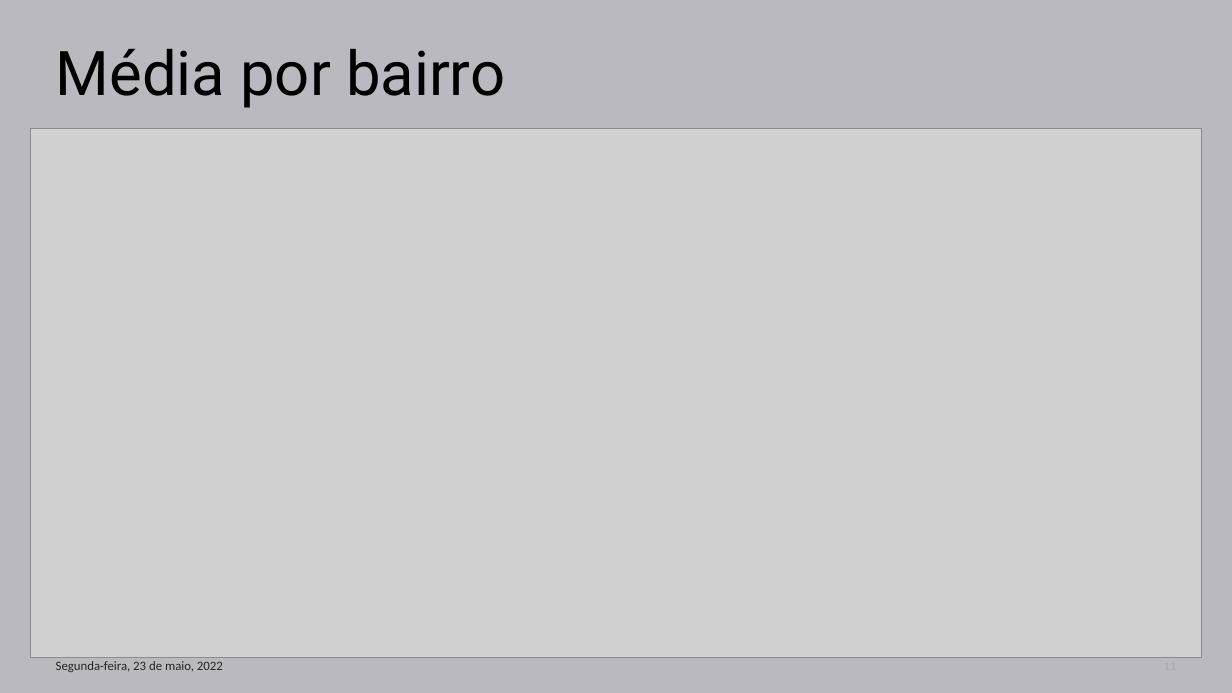
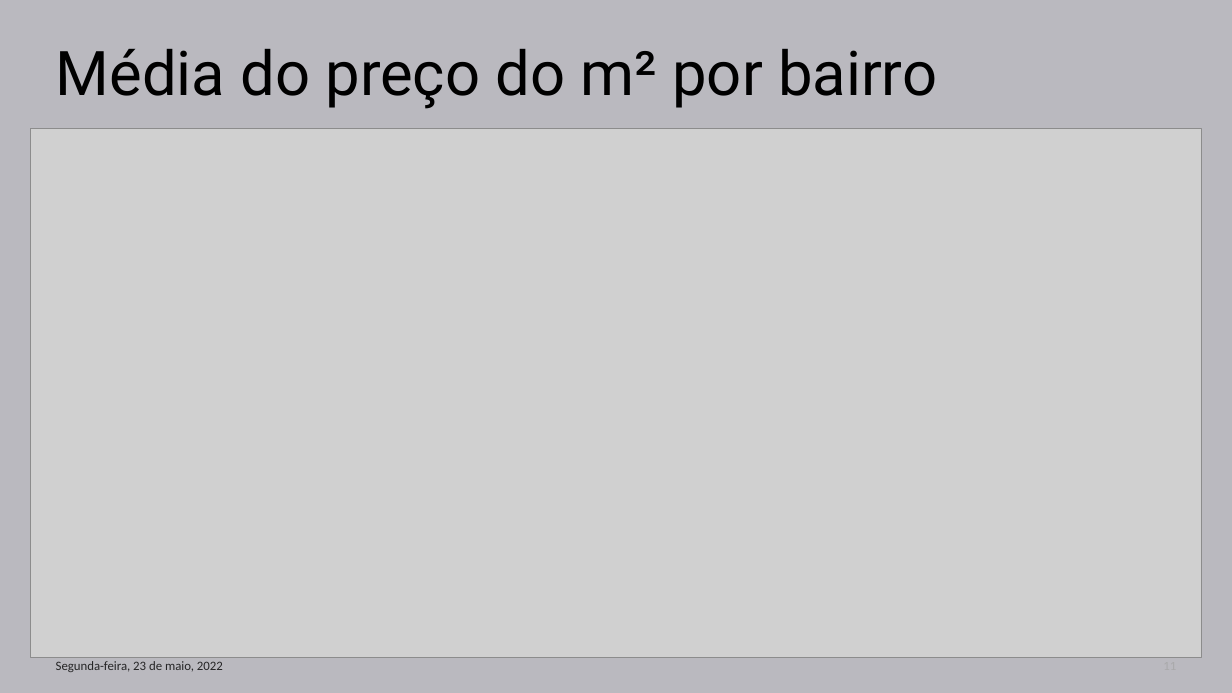
Before and after one commit to lidiambsouza/price_properties, a slide deck: slide 11 of Modelo Imobiliário.pptx. Drawn at 1232x693 pixels with LibreOffice and Linux fonts; fonts in the diff are those of the drawing; grey boxes stand for pictures. Boxes give left, top, right and bottom in pixels: in the first picture for what was removed or moved away, otherwise in the second. Text is boxed around its words. In the diff, an @@ line names an element or a change of style, - is before the commit and + after.

```diff
--- a/Modelo Imobiliário.pptx
+++ b/Modelo Imobiliário.pptx
@@ title at bbox=[56, 49, 937, 109]: text changed @@
-Média por bairro
+Média do preço do m² por bairro
```
Also in this commit, not shown: 5 other slides changed.
